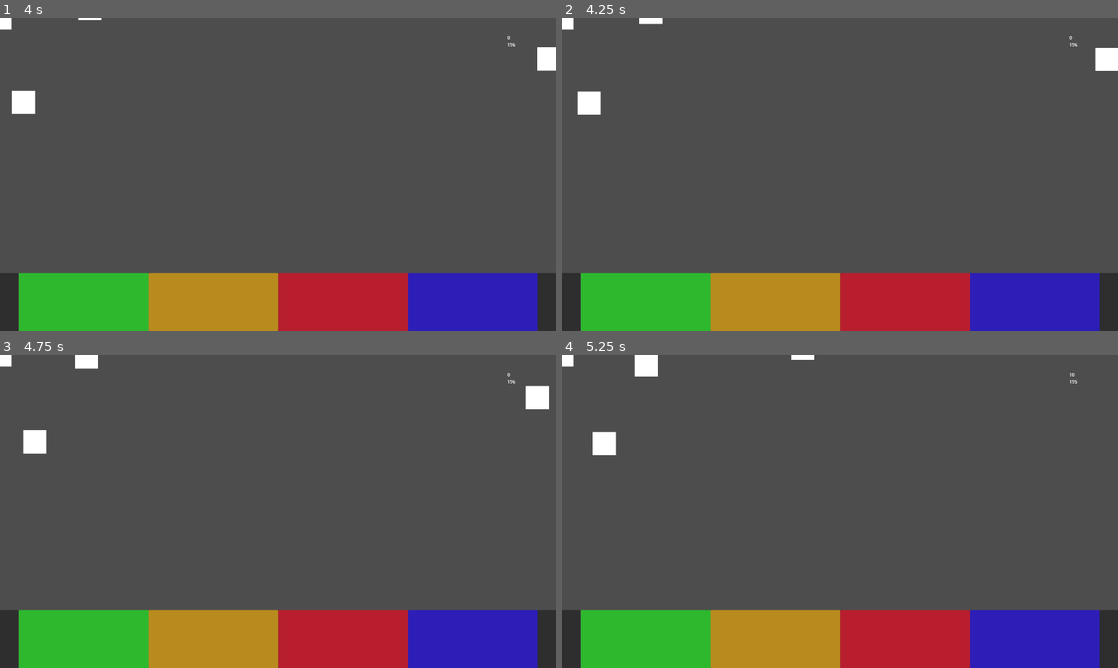
Above: before the commit, frames 1-4 (two rows, left to right).
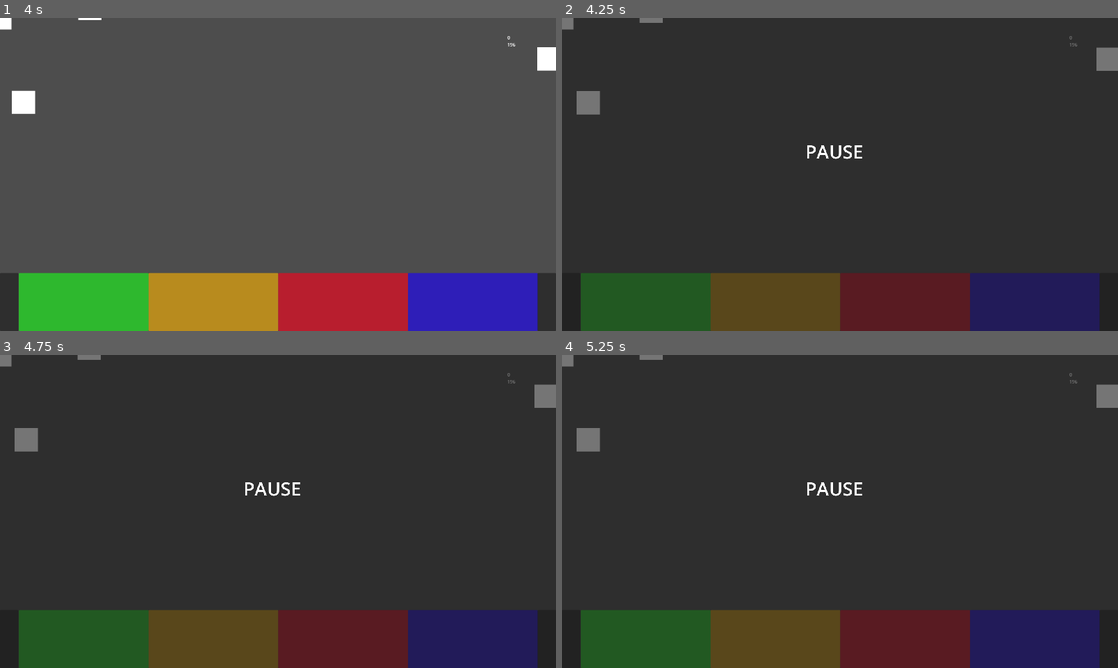
Above: after the commit, the same moments.

Repository: vitorjusto/Robot-Hospital-Rush
Game: Godot game, scene res://Scenes/Main.tscn
Two runs of this game, one before a commit and one after it. Both use one fixed random seed, a clock stepped at 60 frames per second and the inputs below.
Inputs:
- Up to frame 1 (4 s): tap Enter at 0.5, 2.75 s; hold Right (Right) 0.53-2.03 s; tap Space (Shoot) at 0.6, 1.25, 1.35, 2.1, 2.85, 3.5, 3.6 s; hold Left (Left) 2.03-2.78 s; hold Right (Right) from 2.78 s (still down)
- Up to frame 2 (4.25 s): keep holding Right (Right); tap P (Pause, bound only after the commit) at 4.15 s
- Up to frame 3 (4.75 s): release Right (Right) at 4.28 s; hold Left (Left) from 4.28 s (still down); tap Space (Shoot) at 4.35 s
- Up to frame 4 (5.25 s): release Left (Left) at 5.03 s; hold Right (Right) from 5.03 s (still down); tap Space (Shoot) at 5.1 s

Frame 1 is identical in both runs. In frame 2, 99% of the frame differs, in the area x 0-100%, y 0-100%; in frame 3, 99%; in frame 4, 99%.

Commit message:
create pause function

Diff:
--- a/Scenes/Main.tscn
+++ b/Scenes/Main.tscn
@@ -1,5 +1,6 @@
-[gd_scene load_steps=17 format=3 uid="uid://c4tytguh4igeq"]
-
+[gd_scene load_steps=19 format=3 uid="uid://c4tytguh4igeq"]
+
+[ext_resource type="Script" uid="uid://7vhjmj26pm3u" path="res://Script/main.gd" id="1_jw32o"]
 [ext_resource type="PackedScene" uid="uid://ciwkb2k38w8cb" path="res://Scenes/Player/Player.tscn" id="1_r150o"]
 [ext_resource type="PackedScene" uid="uid://bh2budpka75hd" path="res://Scenes/Manager/FixersManager.tscn" id="2_idj7w"]
 [ext_resource type="PackedScene" uid="uid://bk3yft8xok8y4" path="res://Scenes/Manager/RobotManager.tscn" id="3_kln2b"]
@@ -82,7 +83,11 @@
 [sub_resource type="RectangleShape2D" id="RectangleShape2D_idj7w"]
 size = Vector2(1420, 65)
 
+[sub_resource type="LabelSettings" id="LabelSettings_jw32o"]
+font_size = 64
+
 [node name="Main" type="Node2D"]
+script = ExtResource("1_jw32o")
 
 [node name="RobotManager" parent="." node_paths=PackedStringArray("leftAnchor", "rightAnchor", "topAnchor", "hud") instance=ExtResource("3_kln2b")]
 leftAnchor = [NodePath("Node2D"), NodePath("Node2D2"), NodePath("Node2D3"), NodePath("Node2D4"), NodePath("Node2D5"), NodePath("Node2D6")]
@@ -277,3 +282,21 @@
 position = Vector2(-160, 264)
 leftAnchor = NodePath("../RobotManager/Node2D2")
 rightAnchor = NodePath("../RobotManager/Node2D8")
+
+[node name="clPause" type="CanvasLayer" parent="."]
+layer = 4
+visible = false
+
+[node name="Panel" type="Panel" parent="clPause"]
+offset_left = -64.0
+offset_top = -64.0
+offset_right = 2112.0
+offset_bottom = 1216.0
+
+[node name="Label" type="Label" parent="clPause"]
+offset_left = 840.0
+offset_top = 416.0
+offset_right = 1040.0
+offset_bottom = 504.0
+text = "PAUSE"
+label_settings = SubResource("LabelSettings_jw32o")
--- a/Script/Robot/bombRobot.gd
+++ b/Script/Robot/bombRobot.gd
@@ -59,7 +59,6 @@
 func _on_area_entered(area: Area2D) -> void:
 	set_exploding_state()
 
-
 func onRobotDetected(body: Node2D) -> void:
 	score += 100
 	hud.add_score(score * manager.streak)
--- /dev/null
+++ b/Script/main.gd
@@ -0,0 +1,44 @@
+extends Node2D
+
+var isPaused = false
+var pausedObjects = []
+@onready var clPause : CanvasLayer = get_node("clPause")
+
+func _process(delta: float) -> void:
+	if Input.is_action_just_pressed("Pause"):
+		isPaused = !isPaused
+		clPause.visible = isPaused
+		if isPaused:
+			PauseObjects(get_children())
+		else:
+			for i in pausedObjects:
+				i.set_physics_process(true)
+				i.set_process(true)
+				if i is AnimatedSprite2D:
+					var ani : AnimatedSprite2D = i
+					ani.play()
+				if i is AnimationPlayer:
+					var ani : AnimationPlayer = i
+					ani.play()
+
+			pausedObjects.clear()
+
+
+func PauseObjects(nodes : Array[Node]):
+	for i in nodes:
+		if i.process_mode == PROCESS_MODE_DISABLED:
+			continue
+
+		pausedObjects.append(i)
+		i.set_physics_process(false)
+		i.set_process(false)
+
+		if i is AnimatedSprite2D:
+			var ani : AnimatedSprite2D = i
+			ani.pause()
+
+		if i is AnimationPlayer:
+			var ani : AnimationPlayer = i
+			ani.pause()
+
+		PauseObjects(i.get_children())
--- a/project.godot
+++ b/project.godot
@@ -44,6 +44,11 @@
 "events": [Object(InputEventKey,"resource_local_to_scene":false,"resource_name":"","device":-1,"window_id":0,"alt_press …(195 unchanged characters)…
 ]
 }
+Pause={
+"deadzone": 0.2,
+"events": [Object(InputEventKey,"resource_local_to_scene":false,"resource_name":"","device":-1,"window_id":0,"alt_pressed":false,"shift_pressed":false,"ctrl_pressed":false,"meta_pressed":false,"pressed":false,"keycode":0,"physical_keycode":80,"key_label":0,"unicode":112,"location":0,"echo":false,"script":null)
+]
+}
 
 [layer_names]
 
Not shown, added: Script/main.gd.uid
